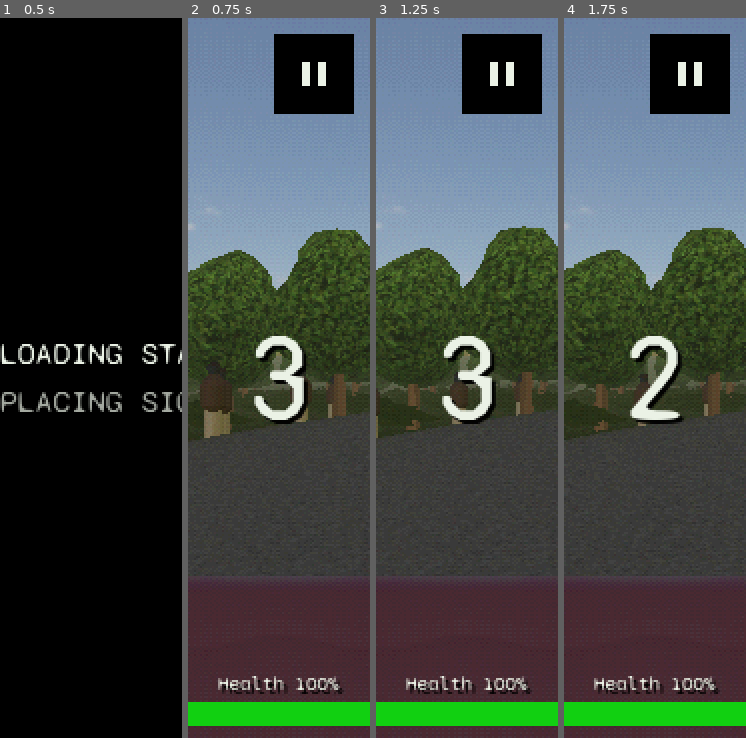
Above: before the commit, frames 1-4 (left to right).
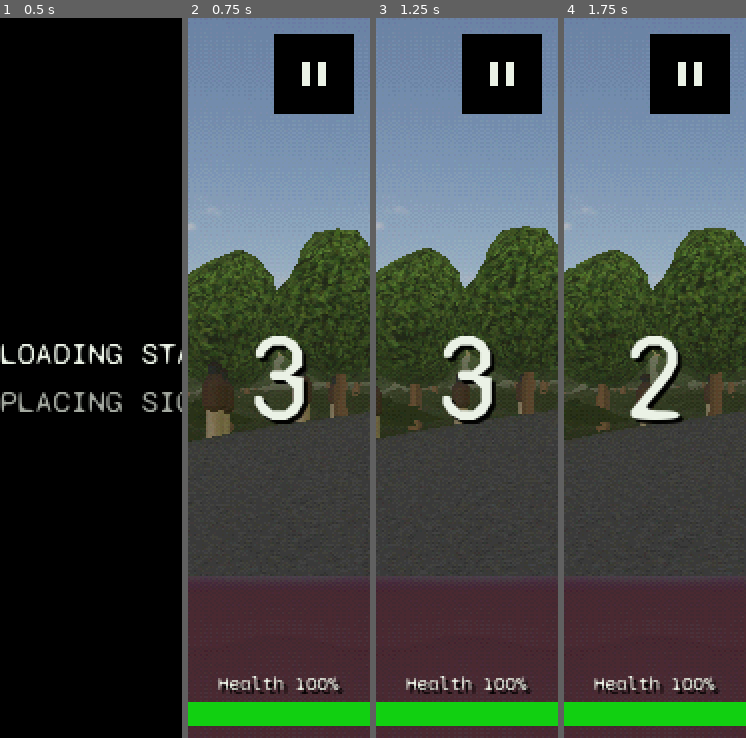
Above: after the commit, the same moments.

Repository: felixxwu/TAPPA
Game: Godot game, scene res://main.tscn
The game is run twice, just before and just after one commit, with the same random seed, the same clock (stepped at 60 frames per second) and the same inputs. This scene is started directly instead of the project's main scene.
Inputs (mouse positions are in pixels of both pictures, inside the frame that each line leads up to):
- Up to frame 1 (0.5 s): no input
- Up to frame 2 (0.75 s): tap Enter (menu_select) at 0.5 s; move the mouse to (319, 342) at 0.52 s; hold Right (menu_right) from 0.53 s (still down); tap C (cycle_camera) at 0.6 s; click (319, 342) at 0.67 s
- Up to frame 3 (1.25 s): keep holding Right (menu_right)
- Up to frame 4 (1.75 s): release Right (menu_right) at 1.25 s; drag from (618, 414) to (645, 522) at 1.27 s

Frame 1 is identical in both runs. In frame 2, 1.8% of the frame differs, in the area x 0-100%, y 29-59%; in frame 3, 2.7%; in frame 4, 2.8%.

Commit message:
Tweak steer assist

Diff:
--- a/scripts/car.gd
+++ b/scripts/car.gd
@@ -761,6 +761,9 @@
 	# value. apply_owned applies the aero_kit upgrade ON TOP of this afterwards.
 	cfg.downforce_front = spec.get("downforce_front", 0.0)
 	cfg.downforce_rear = spec.get("downforce_rear", 0.0)
+	# Per-car steer-assist yaw torque (understeer aid). SET (not added) so a spec of
+	# 0 means no assist — no hidden global baseline. Only the focus authors a value.
+	cfg.steer_assist_torque = spec.get("steer_assist_torque", 0.0)
 	# Per-car suspension: overall spring rate + per-axle travel. The front/rear
 	# spring RATES are not authored — they're derived from weight_front by
 	# GameConfig.axle_stiffness so the heavier axle gets a stiffer spring and the car
--- a/scripts/car_library.gd
+++ b/scripts/car_library.gd
@@ -53,6 +53,10 @@
 #                car with 0 has none — no hidden global baseline), and the aero_kit
 #                upgrade adds on top. All cars carry a small rear value to keep the
 #                tail planted under power; front defaults to 0 when omitted.
+#   * steer_assist_torque — per-car yaw torque (N·m) of the understeer steering aid
+#                (GameConfig.steer_assist_torque). apply_car() SETS this from the spec
+#                (default 0 → no assist; no hidden global baseline), so the aid is a
+#                per-car character knob, not a global. Only the Focus authors a value.
 #   * weight_front — the car's real static front-axle weight fraction (0..1):
 #                0.50 = 50/50, >0.5 = nose-heavy (front-engine FWD), <0.5 = tail-heavy
 #                (mid/rear-engine). apply_car() turns this into the RigidBody's custom
@@ -94,7 +98,7 @@
 		"id": "mx5", "country": "JP", "car_type": "roadster", "max_hp": 800.0, "reward_tier": 1,
 		"mass": 1058.0, "engine": "mazda_20_i4", "weight_front": 0.50, "engine_pos": 0.85,  # ND: famous 50/50
 		"tire_compound": 1.0,  # sport touring tyres (transmission lives on the engine — EngineLibrary)
-		"drive_mode": RWD, "drag": 0, "downforce_rear": 0,
+		"drive_mode": RWD, "drag": 0, "downforce_rear": 0, "steer_assist_torque": 0,
 		"bonnet_cam_offset": Vector3(0, 0, 0),  # local-space nudge for the hood cam; tweak per body
 		"body": Vector3(1.5, 0.50, 3.8), "cabin": Vector3(1.35, 0.45, 1.40),
 		"cabin_z": 0.25, "track": 1.4, "wheelbase": 2.45,
@@ -113,7 +117,7 @@
 		"id": "focus", "country": "US", "car_type": "hatch", "max_hp": 950.0, "reward_tier": 1,
 		"mass": 1467.0, "engine": "ford_25t_i5", "weight_front": 0.62, "engine_pos": 0.85,  # transverse turbo I5, nose-heavy FWD
 		"tire_compound": 1.05,  # performance summer tyres
-		"drive_mode": FWD, "drag": 0, "downforce_rear": 0,
+		"drive_mode": FWD, "drag": 0, "downforce_rear": 0, "steer_assist_torque": 7000,
 		"bonnet_cam_offset": Vector3(0.0, 0.2, 0),  # local-space nudge for the hood cam; tweak per body
 		# Hitbox from blender/focus/focus.glb: L 4.30 m, W 1.84 m (real width; the glb's
 		# 1.89 includes the mirrors, excluded from collision as for the MX-5).
@@ -133,7 +137,7 @@
 		"id": "twingo", "country": "FR", "car_type": "hatch", "max_hp": 700.0, "reward_tier": 1,
 		"mass": 890.0, "engine": "renault_12_i4", "weight_front": 0.62, "engine_pos": 0.85,  # transverse FWD city car, nose-heavy
 		"tire_compound": 0.85,  # hard economy tyres, skinny
-		"drive_mode": FWD, "drag": 0, "downforce_rear": 0,
+		"drive_mode": FWD, "drag": 0, "downforce_rear": 0, "steer_assist_torque": 0,
 		"bonnet_cam_offset": Vector3(0, 0, -0.1),  # local-space nudge for the hood cam; tweak per body
 		# Hitbox from blender/twingo/twingo.glb: L 3.38 m, W 1.63 m (real body width).
 		"body": Vector3(1.63, 0.50, 3.38), "cabin": Vector3(1.45, 0.55, 1.50),
@@ -152,7 +156,7 @@
 		"id": "acty", "country": "JP", "car_type": "kei", "max_hp": 650.0, "reward_tier": 1,
 		"mass": 740.0, "engine": "honda_066_i3", "weight_front": 0.45, "engine_pos": 0.35,  # mid-engine cab-over kei, tail-heavy
 		"tire_compound": 0.85,  # hard commercial tyres, skinny
-		"drive_mode": AWD, "drag": 0, "downforce_rear": 0,
+		"drive_mode": AWD, "drag": 0, "downforce_rear": 0, "steer_assist_torque": 0,
 		"bonnet_cam_offset": Vector3.ZERO,  # local-space nudge for the hood cam; tweak per body
 		# Hitbox from blender/acty/acty.glb: L 3.35 m, W 1.42 m (real body width; the real
 		# HA4 is 3.40 m x 1.48 m). Tall cab-over body, so a taller collision box.
@@ -172,7 +176,7 @@
 		"id": "charger", "country": "US", "car_type": "muscle", "max_hp": 1100.0, "reward_tier": 2,
 		"mass": 1750.0, "engine": "mopar_440_v8", "weight_front": 0.56, "engine_pos": 0.85,  # big-block V8 up front, nose-heavy
 		"tire_compound": 0.95,  # touring tyres
-		"drive_mode": RWD, "drag": 0.05, "downforce_rear": 0,
+		"drive_mode": RWD, "drag": 0.05, "downforce_rear": 0, "steer_assist_torque": 0,
 		"bonnet_cam_offset": Vector3.ZERO,  # local-space nudge for the hood cam; tweak per body
 		# Hitbox from blender/charger/charger.glb: L 5.28 m, W 1.88 m (real '69 R/T is
 		# 5.28 m x 1.95 m). Long, low, heavy coupe.
@@ -192,7 +196,7 @@
 		"id": "porsche911", "country": "DE", "car_type": "coupe", "max_hp": 950.0, "reward_tier": 2,
 		"mass": 1140.0, "engine": "porsche_30_flat6", "weight_front": 0.41, "engine_pos": 0.10,  # rear-engine flat-6, tail-heavy ~41/59
 		"tire_compound": 0.92,
-		"drive_mode": RWD, "drag": 0, "downforce_rear": 0,
+		"drive_mode": RWD, "drag": 0, "downforce_rear": 0, "steer_assist_torque": 4000,
 		"bonnet_cam_offset": Vector3.ZERO,  # local-space nudge for the hood cam; tweak per body
 		"body": Vector3(1.75, 0.52, 4.29), "cabin": Vector3(1.40, 0.48, 1.50),
 		"cabin_z": 0.10, "track": 1.6, "wheelbase": 2.35,
@@ -210,7 +214,7 @@
 		"id": "viper", "country": "US", "car_type": "roadster", "max_hp": 1000.0, "reward_tier": 3,
 		"mass": 1520.0, "engine": "dodge_80_v10", "weight_front": 0.49, "engine_pos": 0.60,  # front-mid V10, ~49/51
 		"tire_compound": 1.15,  # sticky performance tyres (period bias-belted rubber)
-		"drive_mode": RWD, "drag": 0, "downforce_rear": 0,
+		"drive_mode": RWD, "drag": 0, "downforce_rear": 0, "steer_assist_torque": 0,
 		"bonnet_cam_offset": Vector3.ZERO,  # local-space nudge for the hood cam; tweak per body
 		"body": Vector3(1.92, 0.44, 4.45), "cabin": Vector3(1.40, 0.42, 1.45),  # low open roadster
 		"cabin_z": 0.10, "track": 1.60, "wheelbase": 2.44,
@@ -222,7 +226,7 @@
 		"id": "xjs", "country": "GB", "car_type": "coupe", "max_hp": 1100.0, "reward_tier": 2,
 		"mass": 1755.0, "engine": "jaguar_53_v12", "weight_front": 0.53, "engine_pos": 0.75,  # front V12, nose-heavy ~53/47
 		"tire_compound": 0.95,  # period touring / GT tyres
-		"drive_mode": RWD, "drag": 0, "downforce_rear": 0,
+		"drive_mode": RWD, "drag": 0, "downforce_rear": 0, "steer_assist_torque": 0,
 		"bonnet_cam_offset": Vector3.ZERO,  # local-space nudge for the hood cam; tweak per body
 		"body": Vector3(1.79, 0.50, 4.87), "cabin": Vector3(1.45, 0.48, 1.70),
 		"cabin_z": 0.30, "track": 1.50, "wheelbase": 2.59,
@@ -234,7 +238,7 @@
 		"id": "beast", "country": "GB", "car_type": "muscle", "max_hp": 1200.0, "reward_tier": 3,
 		"mass": 1900.0, "engine": "merlin_v27_v12", "weight_front": 0.55, "engine_pos": 0.85,  # vast V12 slung out front, nose-heavy
 		"tire_compound": 0.95,  # period touring tyres
-		"drive_mode": RWD, "drag": 0.06, "downforce_rear": 0,  # long, brick-like body → real aero drag
+		"drive_mode": RWD, "drag": 0.06, "downforce_rear": 0, "steer_assist_torque": 0,  # long, brick-like body → real aero drag
 		"bonnet_cam_offset": Vector3.ZERO,  # local-space nudge for the hood cam; tweak per body
 		# ~19 ft (5.9 m) long one-off; box sized to the real length. Verify fit in-game.
 		"body": Vector3(1.90, 0.55, 5.90), "cabin": Vector3(1.45, 0.48, 1.60),
--- a/scripts/game_config.gd
+++ b/scripts/game_config.gd
@@ -57,8 +57,11 @@
 ## track it (automatic countersteer), 0.0 = steering input only.
 @export_range(0.0, 1.0) var steer_travel_alignment := 1.0
 ## Yaw torque (N·m) applied while steering to fight understeer — a steering aid,
-## not a physical force.
-@export_range(0.0, 10000.0) var steer_assist_torque := 7000
+## not a physical force. This is only the neutral baseline / fallback: the value
+## is authored PER CAR (CarLibrary "steer_assist_torque") and overlaid onto cfg by
+## car.gd apply_car(), so the shipped roster drives it, not this global. Kept at 0
+## so a car that authors no value gets no assist.
+@export_range(0.0, 10000.0) var steer_assist_torque := 0.0
 ## Minimum speed (m/s) before the steer-assist yaw torque kicks in. Below this
 ## the car is too slow for understeer to matter and the aid only makes low-speed
 ## handling twitchy, so it is suppressed. 30 km/h ≈ 8.333 m/s.
Not shown, changed: features/car-physics.md
Not shown, changed: features/configuration.md
